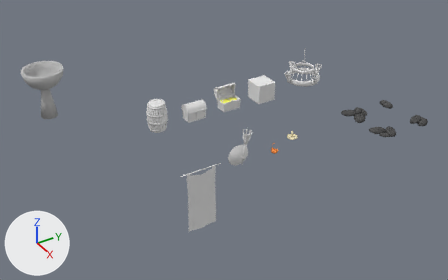
A saved change to the Blender file Resources/Blender/Scenery/ModularDungeon/Dn_Furniture.blend.
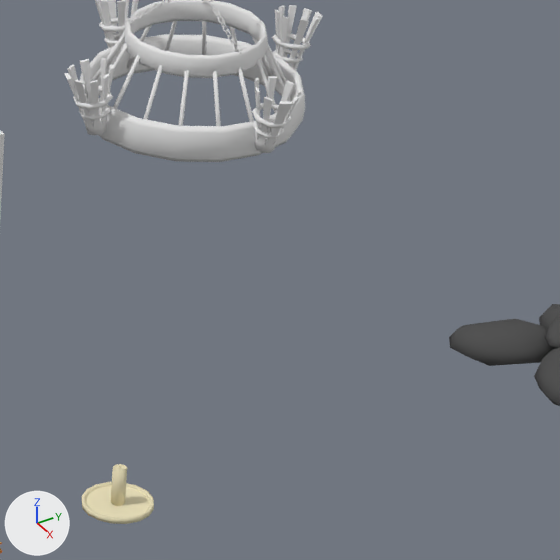
The first picture shows the older version from a camera (50 mm lens) standing at (19.6, -14.8, 15.0) and looking at (-3.3, -0.7, -1.3). The close-ups show both versions on the part from 61% to 80% of the width and 22% to 52% of the height of that picture; other places that the commit changed are outside them. The axes (+X, +Y, +Z) are drawn at lower left. The lights are the same throughout.

Script lines for the objects in view, before the commit:
```python
me_dn_big_lamp_1 = bpy.data.meshes.new('Dn_Big_Lamp_1')
me_dn_big_lamp_1.from_pydata(...)  # 4412 vertices, 4316 faces; spans x -1.05..1.05, y -1.05..1.05, z -2.09..0.04
me_dn_big_lamp_1.materials.append(mat_material_torch)  # white #e7e7e7
me_dn_candle_1 = bpy.data.meshes.new('Dn_Candle_1')
me_dn_candle_1.from_pydata(...)  # 184 vertices, 150 faces; spans x -0.25..0.25, y -0.25..0.25, z 0.0..0.335
me_dn_candle_1.materials.append(mat_material_candle)  # its picture is missing
me_dn_stone_1 = bpy.data.meshes.new('Dn_Stone_1')
me_dn_stone_1.from_pydata(...)  # 168 vertices, 320 faces; spans x -0.598..0.714, y -0.61..0.585, z -0.013..0.317
me_dn_stone_1.polygons.foreach_set('use_smooth', [True] * 320)
me_dn_stone_1.materials.append(mat_material_stone)  # its picture is missing
ob_dn_big_lamp_1 = bpy.data.objects.new('Dn_Big_Lamp_1', me_dn_big_lamp_1)
ob_dn_big_lamp_1.location = (-8.0, 8.0, 0.0)
ob_dn_candle_1 = bpy.data.objects.new('Dn_Candle_1', me_dn_candle_1)
ob_dn_candle_1.location = (0.0, 1.0, 0.0)
ob_dn_stone_1 = bpy.data.objects.new('Dn_Stone_1', me_dn_stone_1)
ob_dn_stone_1.location = (0.0, 5.0, 0.0)
# also in view: 'Dn_Big_Lamp_1_T3' at (-8.0, 6.8, -1.6); 'Dn_Big_Lamp_1_T1' at (-6.8, 8.0, -1.6); 'Dn_Big_Lamp_1_T4' at (-8.0, 9.2, -1.6); 'Dn_Big_Lamp_1_T2' at (-9.2, 8.0, -1.6)
```
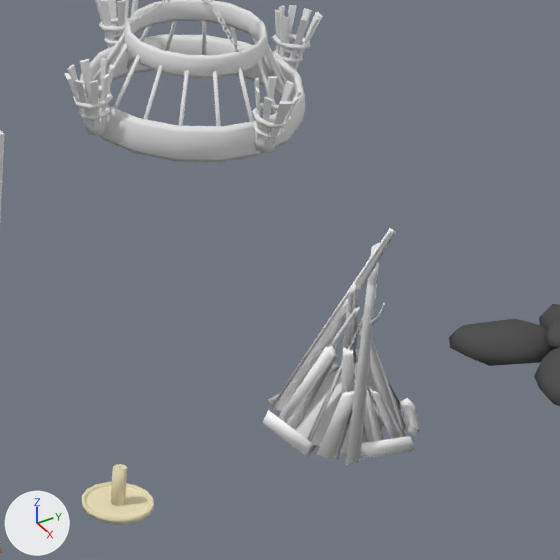
What the commit changed:
Material 'Material_Fire' (mat_material_fire) is new.
Its base color is (1.0, 0.992, 1.0) (white #fffeff).
Mesh me_dn_fire_1 is new.
It has 171 vertices, 237 faces and spans x -0.64..0.55, y -0.49..0.64, z -0.09..1.63.
It uses material mat_material_fire (its picture is missing).
Object 'Dn_Fire_1' (ob_dn_fire_1) is new; it shows me_dn_fire_1.
Its location is (0.0, 3.0, 0.0).

Pixel boxes [x1, y1, x2, y2] of what changed, in the close-ups (560 x 560 px):
'Dn_Fire_1', added: after [262, 228, 420, 465]
